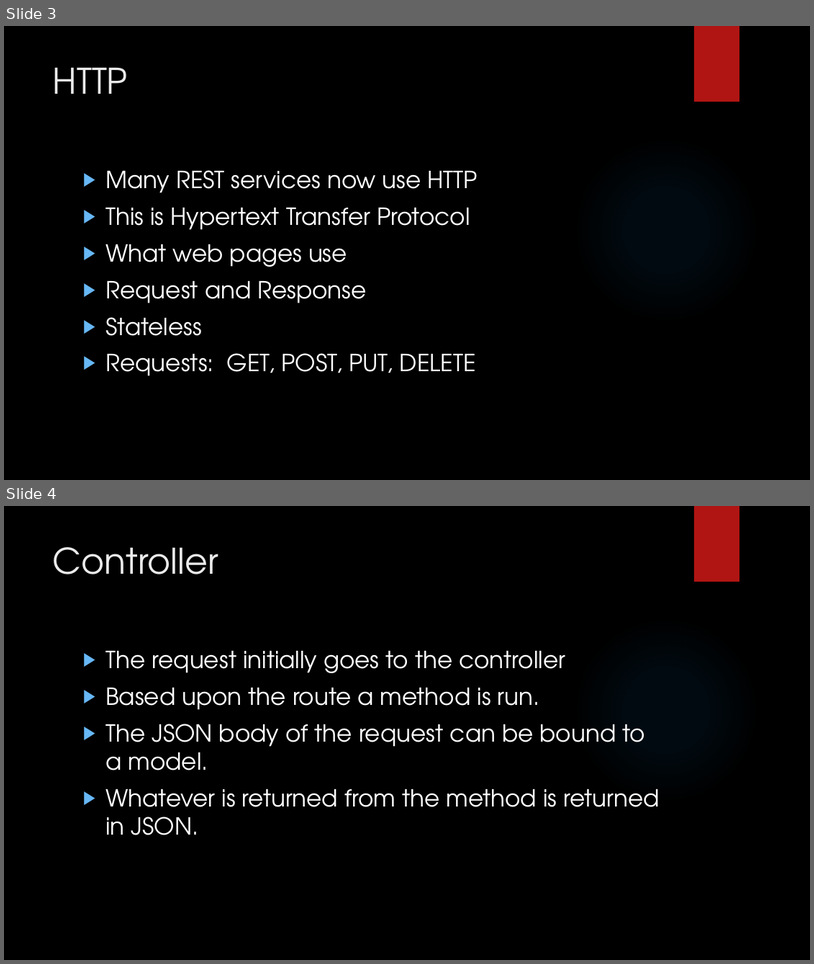
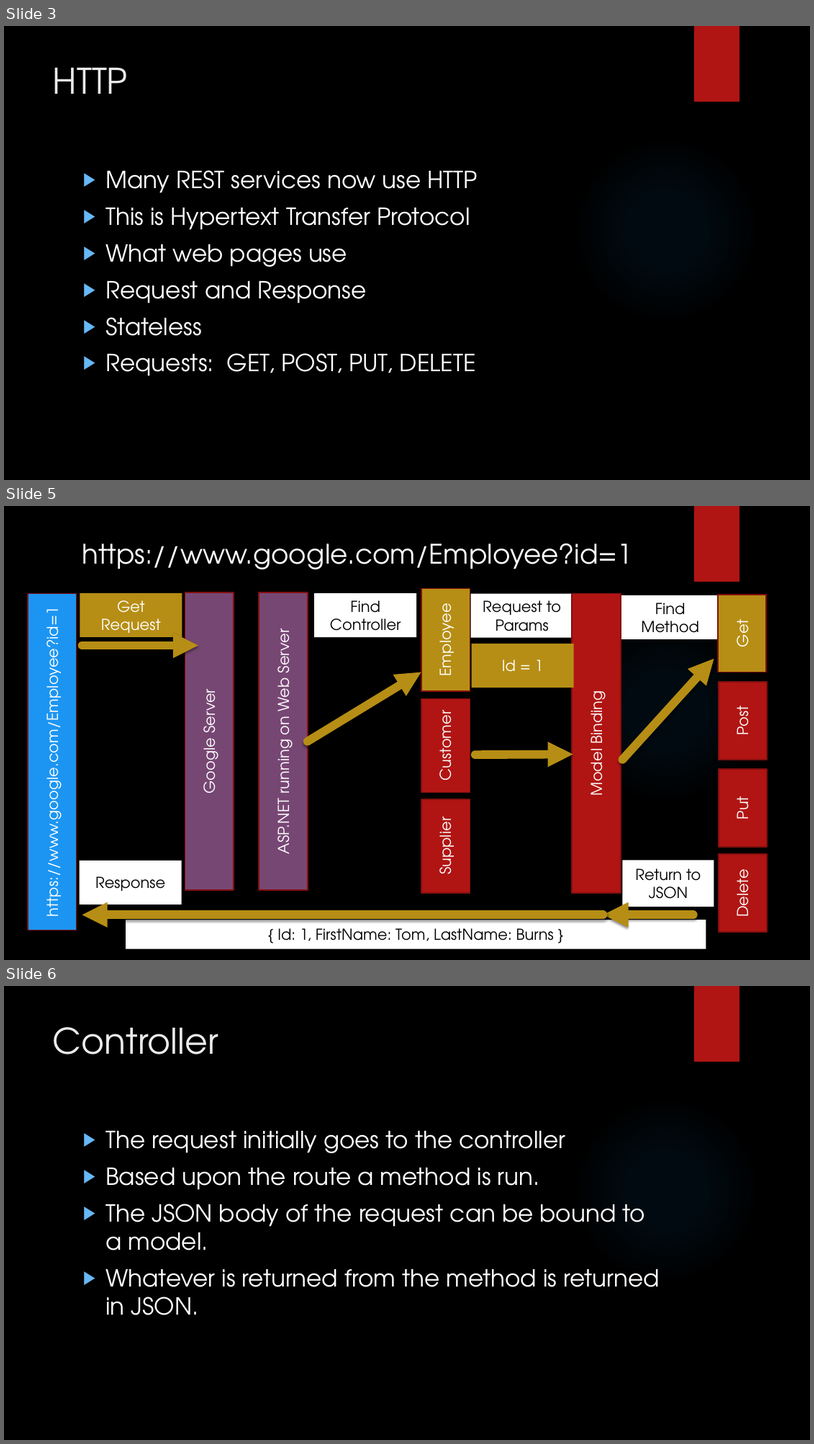
Before and after one commit to LogolsLLC/Logols-May2018, a slide deck: Slides/05_WebAPI_TrainingPlan.pptx. Shown one above the other, each under a label of ours: slides 3 and 4 before the commit, slides 3, 5 and 6 after it; the slides between them are not shown. The pictures are 814x964 and 814x1444 pixels, drawn with LibreOffice and Linux fonts; fonts in the diff are those of the drawing; background and template pictures are left out. Boxes give left, top, right and bottom in pixels: in the first picture for what was removed or moved away, otherwise in the second. Text is boxed around its words. In the diff, an @@ line names an element or a change of style, - is before the commit and + after.

```diff
--- a/Slides/05_WebAPI_TrainingPlan.pptx
+++ b/Slides/05_WebAPI_TrainingPlan.pptx
@@ slide 5 added at (x1=4, y1=506, x2=810, y2=960), background picture (left out); not listed: 2 template elements that a slide beside it also shows @@
@@ title added at (x1=82, y1=543, x2=633, y2=569), 32 pt, text #FFFFFF @@
+https://www.google.com/Employee?id=1
@@ rectangle added at (x1=422, y1=588, x2=471, y2=690), fill #B68E15, outline #82100E 1.5 pt, 18 pt, text #FFFFFF @@
+Employee
@@ rectangle added at (x1=28, y1=594, x2=77, y2=930), fill #1C95F2, outline #82100E 1.5 pt, 18 pt, text #FFFFFF @@
+https://www.google.com/Employee?id=1
@@ rectangle added at (x1=80, y1=593, x2=182, y2=637), fill #B68E15, 18 pt, text #FFFFFF @@
+Get Request
@@ rectangle added at (x1=185, y1=592, x2=234, y2=890), fill #764674, outline #82100E 1.5 pt, 18 pt, text #FFFFFF @@
+Google Server
@@ rectangle added at (x1=259, y1=592, x2=308, y2=890), fill #764674, outline #82100E 1.5 pt, 18 pt, text #FFFFFF @@
+ASP.NET running on Web Server
@@ rectangle added at (x1=314, y1=593, x2=417, y2=637), fill #FFFFFF, 18 pt, text #000000 @@
+Find Controller
@@ rectangle added at (x1=471, y1=594, x2=574, y2=638), fill #FFFFFF, 18 pt, text #000000 @@
+Request to Params
@@ rectangle added at (x1=572, y1=594, x2=621, y2=893), fill #B01513, outline #82100E 1.5 pt, 18 pt, text #FFFFFF @@
+Model Binding
@@ rectangle added at (x1=620, y1=595, x2=722, y2=639), fill #FFFFFF, 18 pt, text #000000 @@
+Find Method
@@ rectangle added at (x1=718, y1=595, x2=767, y2=672), fill #B68E15, outline #82100E 1.5 pt, 18 pt, text #FFFFFF @@
+Get
@@ arrow added from (82, 645) to (198, 645), #B68E15 10 pt @@
@@ rectangle added at (x1=471, y1=644, x2=574, y2=687), fill #B68E15, 18 pt, text #FFFFFF @@
+Id = 1
@@ arrow added from (308, 741) to (422, 672), #B68E15 10 pt @@
@@ arrow added from (623, 759) to (714, 659), #B68E15 10 pt @@
@@ rectangle added at (x1=422, y1=698, x2=471, y2=792), fill #B01513, outline #82100E 1.5 pt, 18 pt, text #FFFFFF @@
+Customer
@@ rectangle added at (x1=719, y1=682, x2=767, y2=759), fill #B01513, outline #82100E 1.5 pt, 18 pt, text #FFFFFF @@
+Post
@@ arrow added from (476, 754) to (574, 754), #B68E15 10 pt @@
@@ rectangle added at (x1=719, y1=769, x2=767, y2=847), fill #B01513, outline #82100E 1.5 pt, 18 pt, text #FFFFFF @@
+Put
@@ rectangle added at (x1=422, y1=799, x2=471, y2=893), fill #B01513, outline #82100E 1.5 pt, 18 pt, text #FFFFFF @@
+Supplier
@@ rectangle added at (x1=80, y1=860, x2=182, y2=904), fill #FFFFFF, 18 pt, text #000000 @@
+Response
@@ rectangle added at (x1=623, y1=860, x2=714, y2=906), fill #FFFFFF, 18 pt, text #000000 @@
+Return to JSON
@@ rectangle added at (x1=719, y1=854, x2=767, y2=932), fill #B01513, outline #82100E 1.5 pt, 18 pt, text #FFFFFF @@
+Delete
@@ arrow added from (604, 914) to (82, 914), #B68E15 10 pt @@
@@ arrow added from (694, 914) to (604, 914), #B68E15 10 pt @@
@@ rectangle added at (x1=126, y1=919, x2=706, y2=948), fill #FFFFFF, 18 pt, text #000000 @@
+{ Id: 1, FirstName: Tom, LastName: Burns }
@@ what was slide 4 is now slide 6 @@
```
Also in this commit, not shown: 1 slide changed, 1 other slide added, 1 other file.
